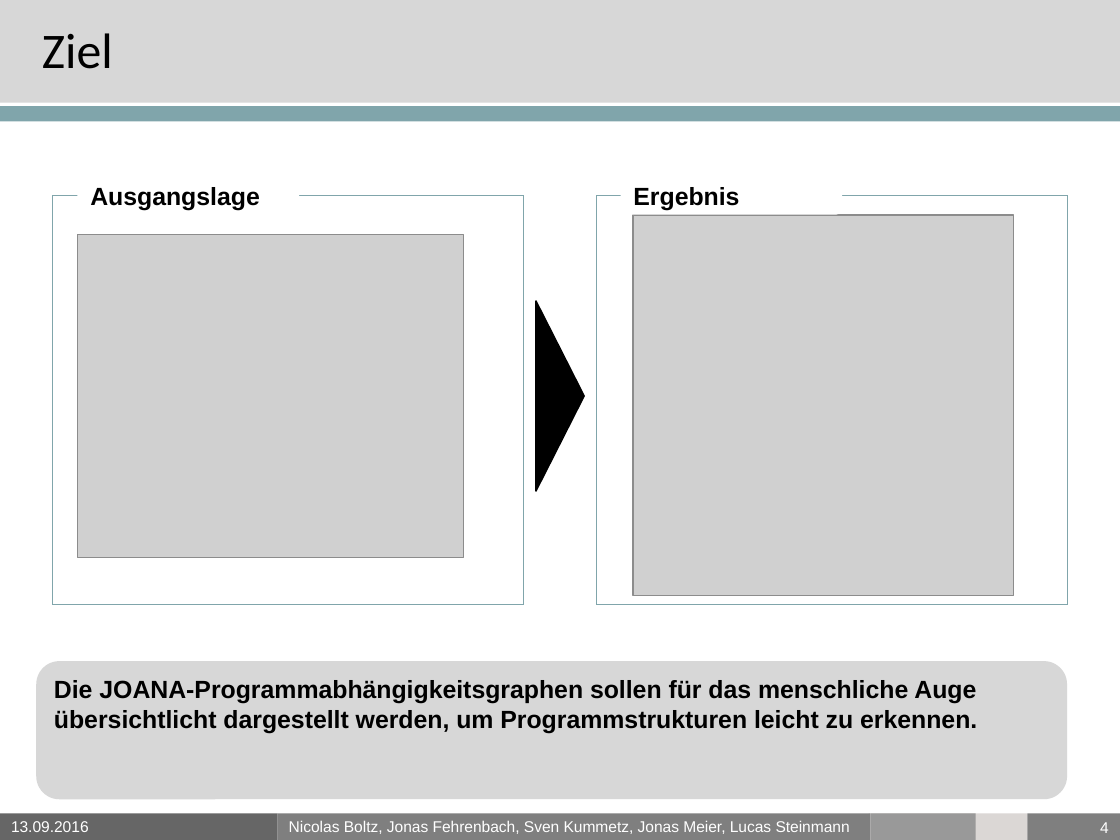
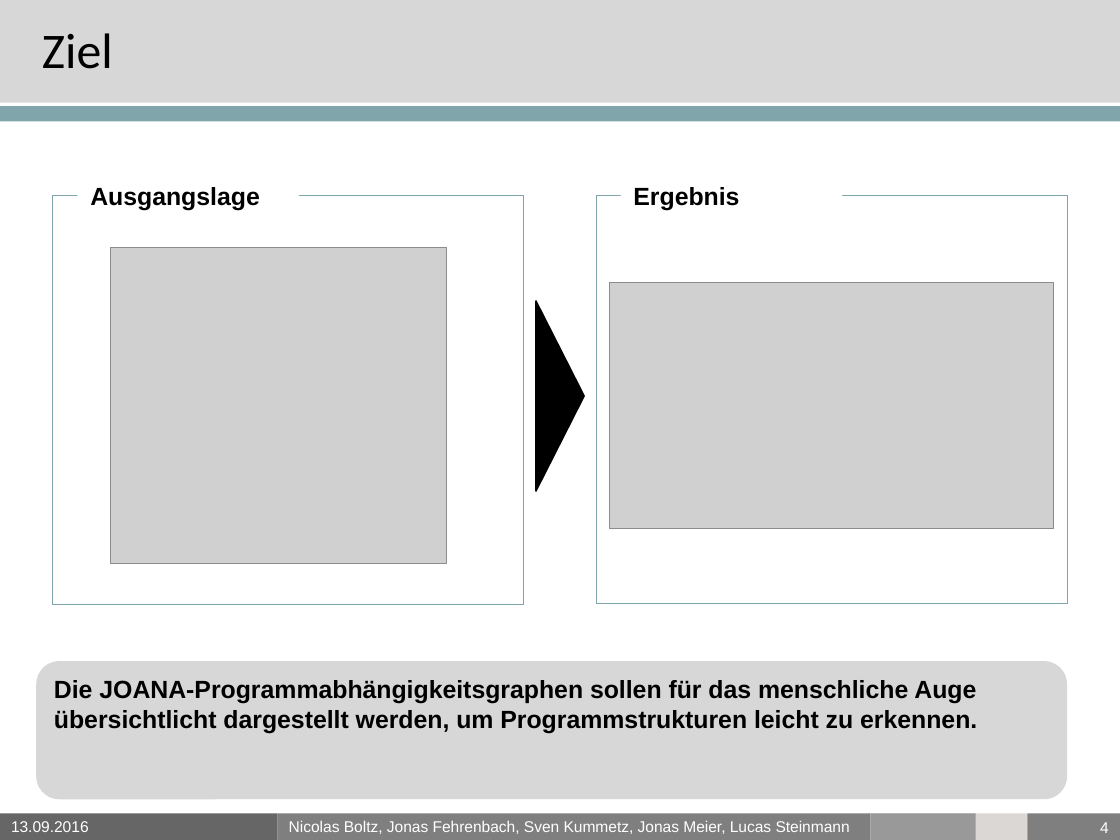
Before and after one commit to PSEProgrammgraphen/PSEDokumente, a slide deck: slide 4 of final/presentation.pptx. Drawn at 1120x840 pixels with LibreOffice and Linux fonts; fonts in the diff are those of the drawing; grey boxes stand for pictures; background and template pictures are left out. Boxes give left, top, right and bottom in pixels: in the first picture for what was removed or moved away, otherwise in the second. Text is boxed around its words. In the diff, an @@ line names an element or a change of style, - is before the commit and + after.

```diff
--- a/final/presentation.pptx
+++ b/final/presentation.pptx
@@ text "Ergebnis" rewrapped from (620, 176, 842, 214) to (633, 187, 739, 211) @@
@@ picture: place and size @@
-picture at (77, 234, 463, 558)
+picture at (111, 248, 447, 564)
@@ picture: place and size @@
-picture at (633, 215, 1014, 596)
+picture at (610, 282, 1054, 529)
```
Also in this commit, not shown: 4 other slides changed, 1 slide added, 1 slide removed, 4 other files.
